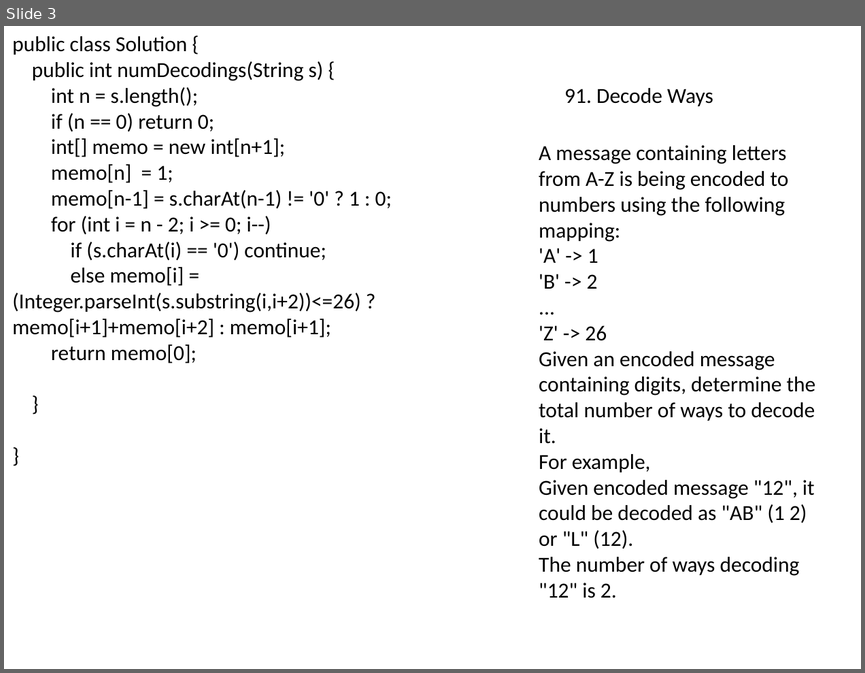
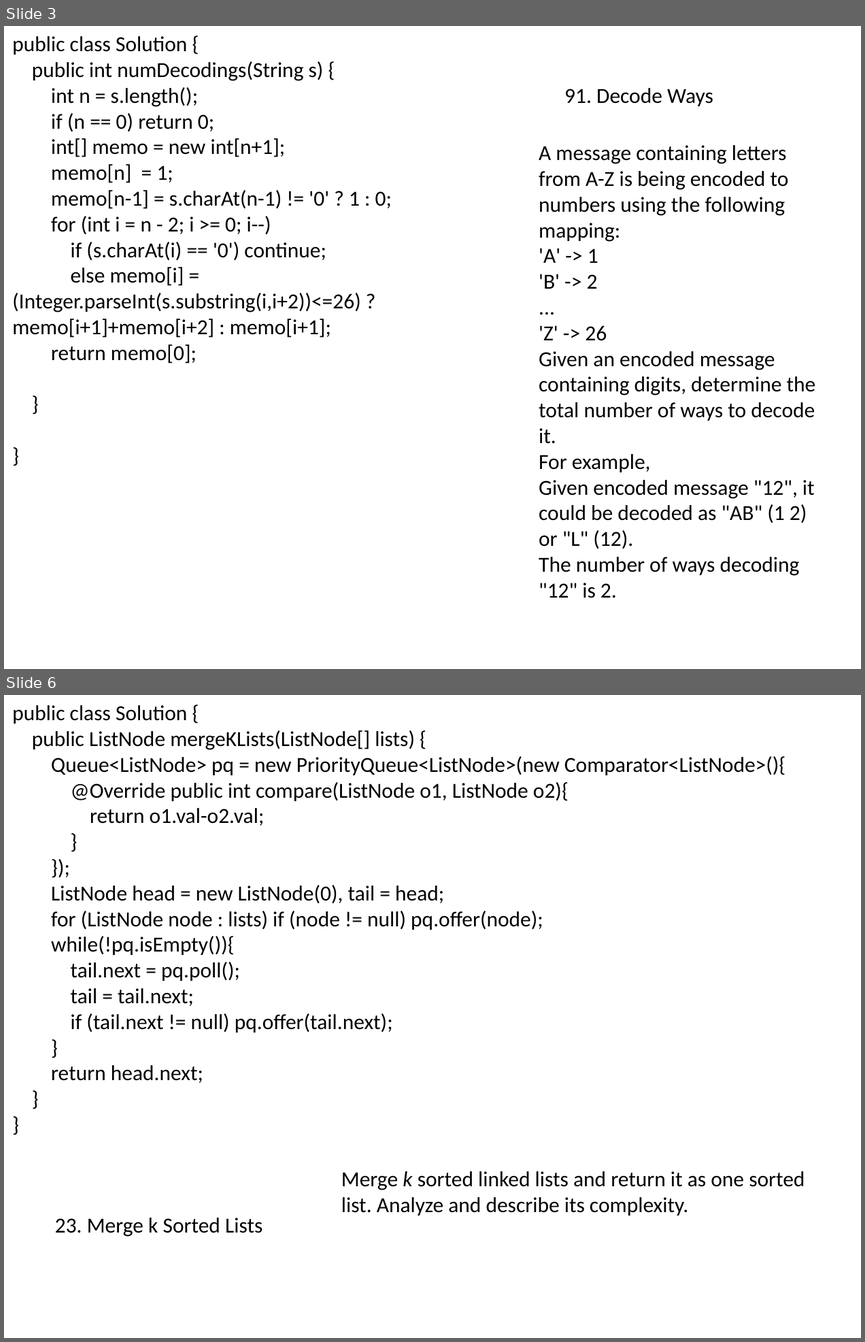
Before and after one commit to songwenxiao/LeetCode-Solutions, a slide deck: Basic/Facebook.pptx. Shown one above the other, each under a label of ours: slide 3 before the commit, slides 3 and 6 after it; the slides between them are not shown. The pictures are 865x673 and 865x1342 pixels, drawn with LibreOffice and Linux fonts; fonts in the diff are those of the drawing. Boxes give left, top, right and bottom in pixels: in the first picture for what was removed or moved away, otherwise in the second. Text is boxed around its words. In the diff, an @@ line names an element or a change of style, - is before the commit and + after.

```diff
--- a/Basic/Facebook.pptx
+++ b/Basic/Facebook.pptx
@@ slide 6 added at (x1=4, y1=695, x2=861, y2=1338), background #FFFFFF @@
@@ text added at (x1=12, y1=705, x2=785, y2=1083), 18 pt, text #000000 @@
+public class Solution {
+public ListNode mergeKLists(ListNode[] lists) {
+Queue<ListNode> pq = new PriorityQueue<ListNode>(new Comparator<ListNode>(){
+@Override public int compare(ListNode o1, ListNode o2){
+return o1.val-o2.val;
+}
+});
+ListNode head = new ListNode(0), tail = head;
+for (ListNode node : lists) if (node != null) pq.offer(node);
+while(!pq.isEmpty()){
+tail.next = pq.poll();
+tail = tail.next;
+if (tail.next != null) pq.offer(tail.next);
+}
+return head.next;
+}
+}
@@ text added at (x1=341, y1=1171, x2=804, y2=1215), 18 pt, text #000000 @@
+Merge k sorted linked lists and return it as one sorted list. Analyze and describe its complexity.
@@ text added at (x1=55, y1=1217, x2=262, y2=1236), 18 pt, text #000000 @@
+23. Merge k Sorted Lists
```
Also in this commit, not shown: 14 other slides added, 4 other files.
